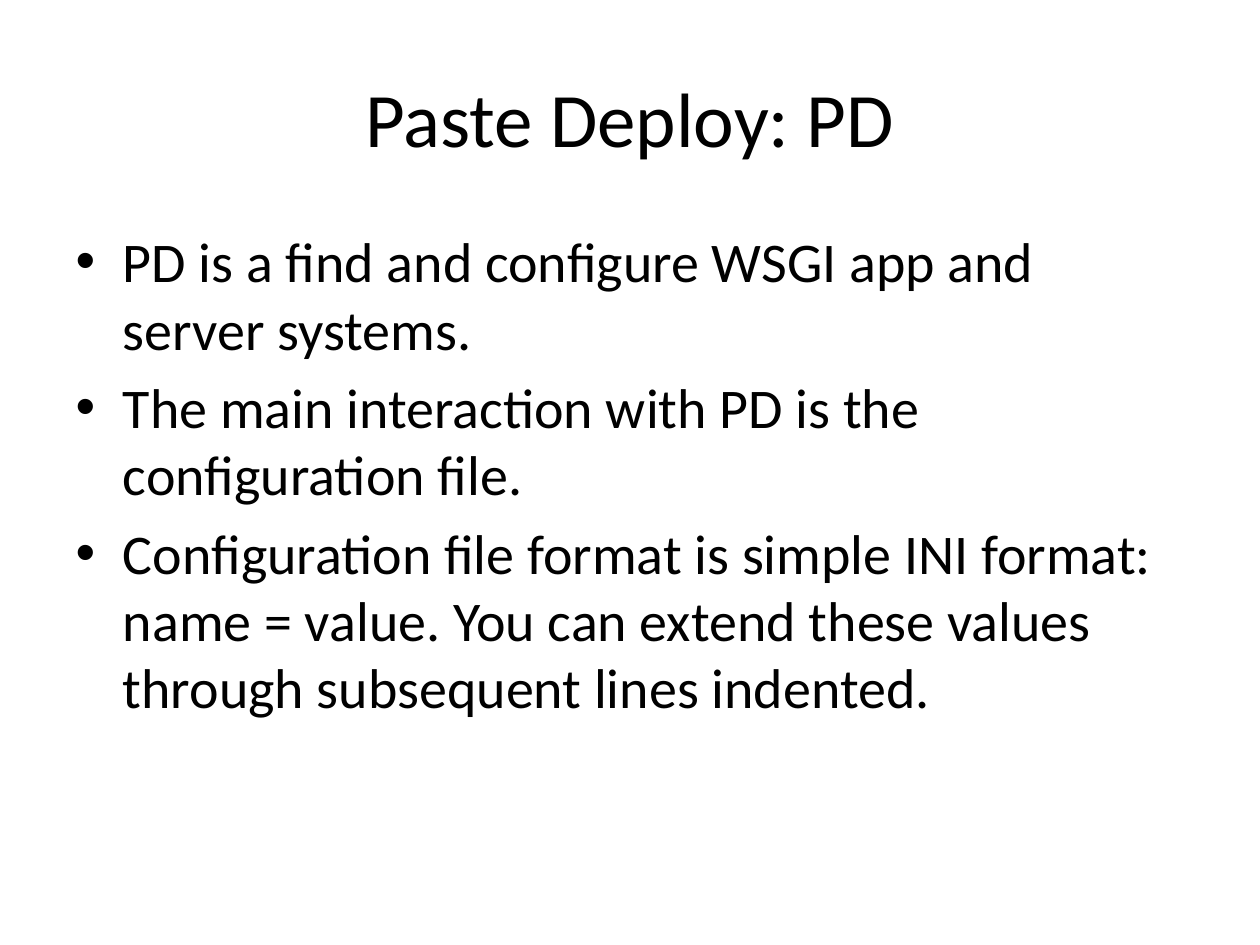
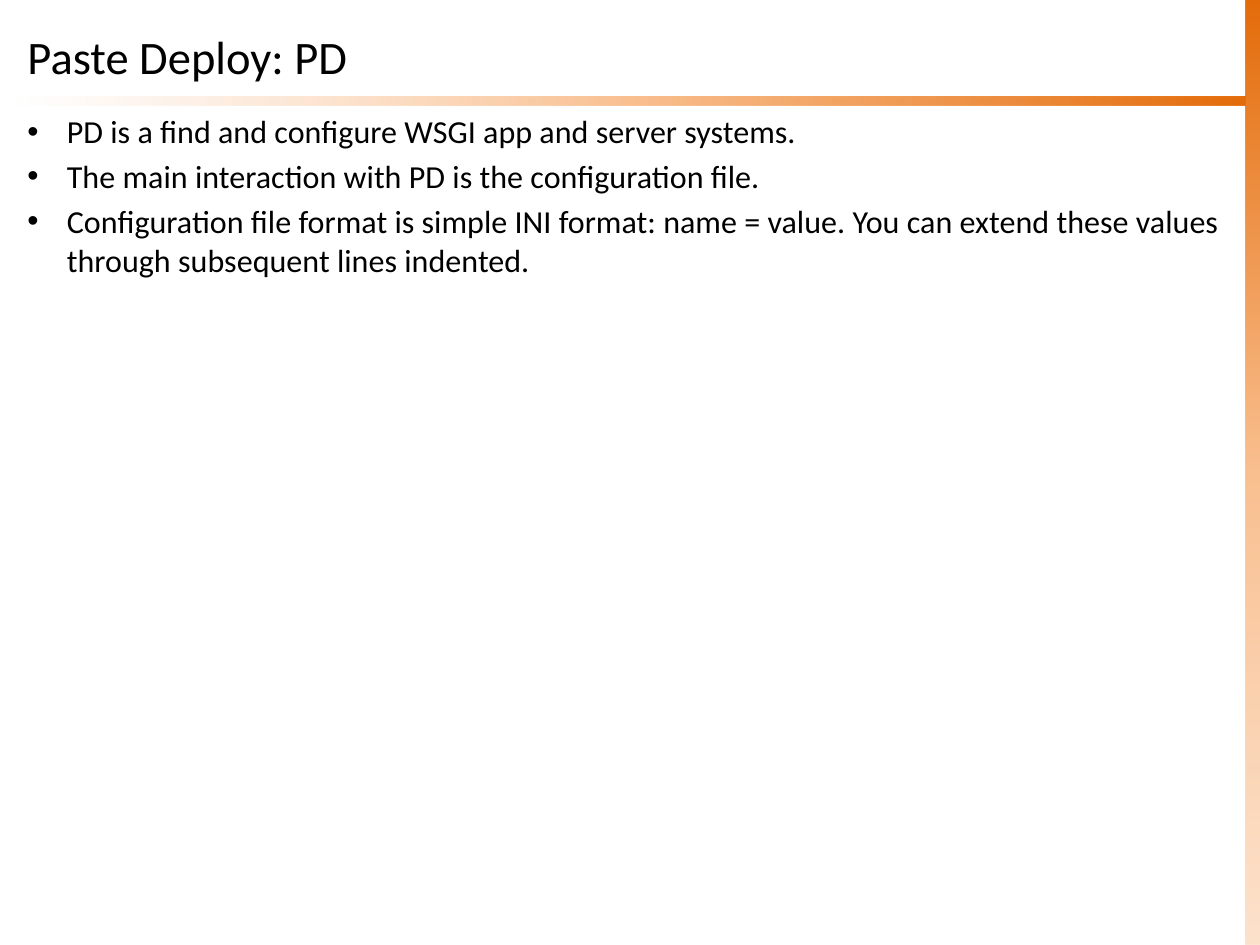
Before and after one commit to sknrao/openstack-neutron-revengg, a slide deck: slide 6 of OS-Neutron-WSGI.pptx. Drawn at 1260x945 pixels with LibreOffice and Linux fonts; fonts in the diff are those of the drawing. Boxes give left, top, right and bottom in pixels: in the first picture for what was removed or moved away, otherwise in the second. Text is boxed around its words. In the diff, an @@ line names an element or a change of style, - is before the commit and + after.

Commit message:
Updated WSGI Slide with Theme
Updating the theme and basic modifications to some slides to restrict
data within slide boundaries

```diff
--- a/OS-Neutron-WSGI.pptx
+++ b/OS-Neutron-WSGI.pptx
@@ title "Paste Deploy: PD": place and size @@
-title "Paste Deploy: PD" at <box>365,93,894,160</box>
+title "Paste Deploy: PD" at <box>27,41,347,82</box>
@@ title "Paste Deploy: PD" at <box>27,41,347,82</box>: size 44 to 26.7 pt; alignment centre to left @@
@@ rectangle added at <box>1245,0,1260,945</box>, fill gradient #E46C0A to #FAC090 to #FCD5B5 @@
@@ text "PD is a find and ...": place and size @@
-text "PD is a find and ..." at <box>123,243,1151,718</box>
+text "PD is a find and ..." at <box>67,120,1218,278</box>
@@ text "PD is a find and ..." at <box>67,120,1218,278</box>: size 32 to 18.3 pt; indent changed; less space between paragraphs @@
@@ rectangle added at <box>15,97,1245,106</box>, fill gradient #E46C0A to #FAC090 to #FCD5B5 @@
```
Also in this commit, not shown: 24 other slides changed, 1 slide added.
